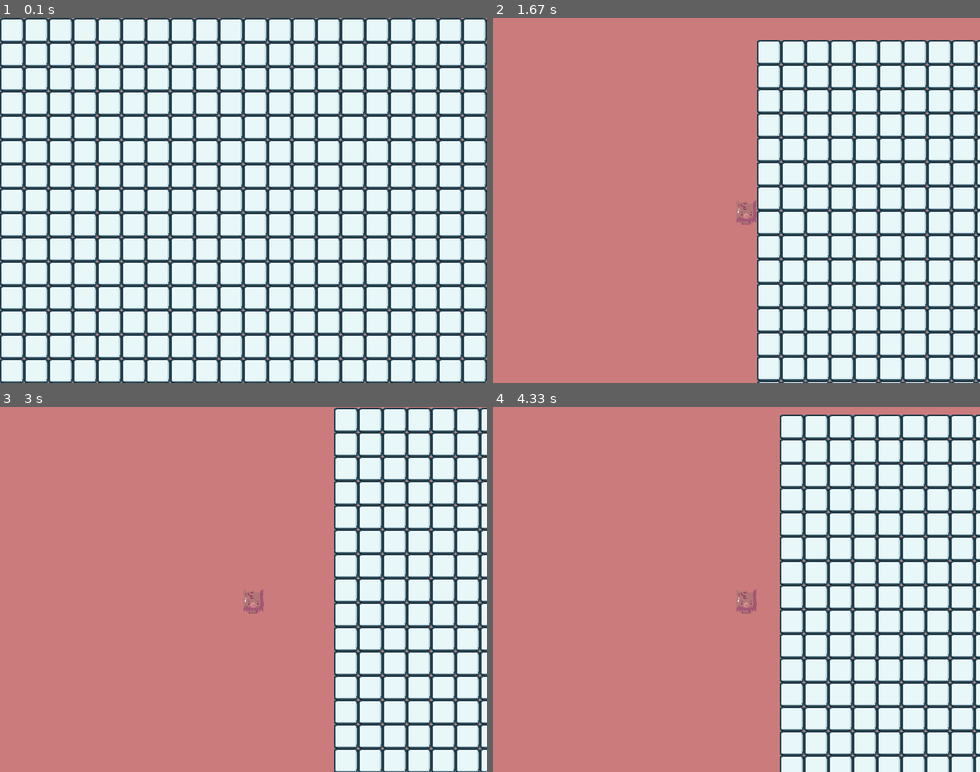
Above: before the commit, frames 1-4 (two rows, left to right).
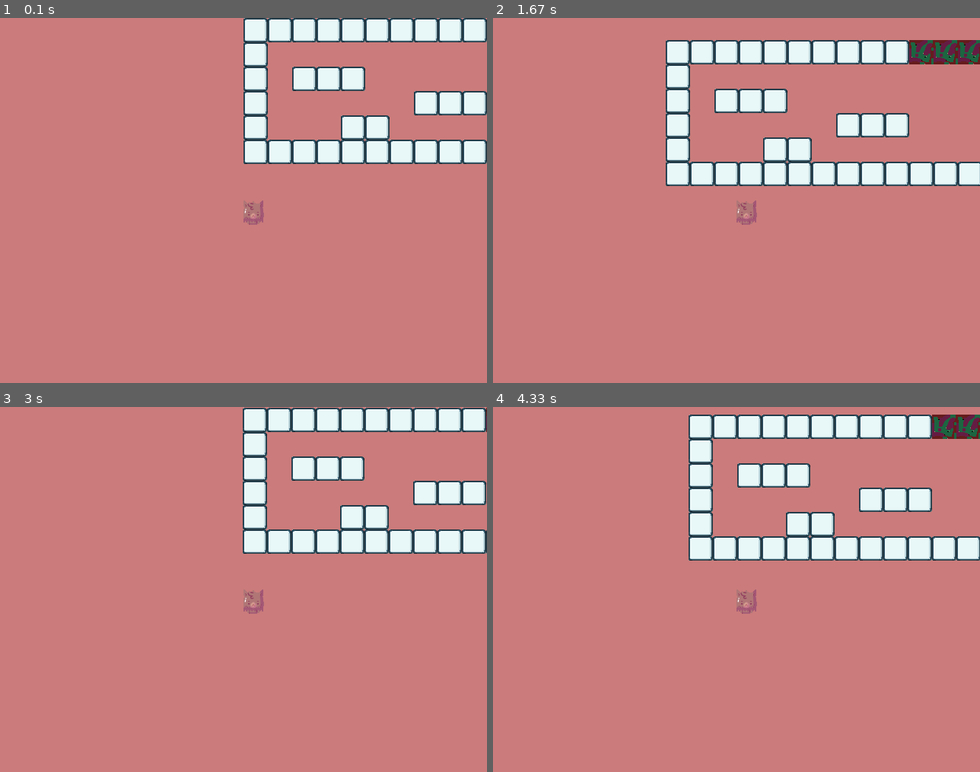
Above: after the commit, the same moments.

Repository: njtan142/py_game_practice
Game: pygame game, started from main.py
The game is run twice, just before and just after one commit, with the same random seed, the same clock (stepped at 60 frames per second) and the same inputs.
Inputs:
- Up to frame 1 (0.1 s): no input
- Up to frame 2 (1.67 s): hold D 0.33-0.8 s; hold W 0.83-1.13 s; hold D 1.17-1.63 s
- Up to frame 3 (3 s): hold A 1.67-2.2 s; hold S 2.23-2.53 s; hold A 2.57-2.97 s
- Up to frame 4 (4.33 s): hold W 3-3.37 s; hold D 3.4-4.03 s; hold S from 4.07 s (still down)

The runs differ from the first frame. In frame 1, 89% of the frame differs, in the area x 0-100%, y 0-100%; in frame 2, 43%; in frame 3, 32%; in frame 4, 40%.

Commit message:
huge perfomance boost by merging the same objects on the horizontal axis

Diff:
--- a/camera.py
+++ b/camera.py
@@ -1,3 +1,4 @@
+
 class Camera:
 
     def __init__(self, self_object, object_list, follow):
@@ -13,10 +14,4 @@
         y = self.obj.y - self.follow.y
         for obj in self.objects:
             obj.move(x, y, object_list)
-            if obj.visible:
-                obj.update(screen)
-            if 0 - obj.image.get_width() < obj.x < screen.get_width() \
-                    and 0 - obj.image.get_height() < obj.y < screen.get_height():
-                obj.visible = True
-            else:
-                obj.visible = False
+            obj.update(screen)
--- a/main.py
+++ b/main.py
@@ -3,7 +3,7 @@
 from camera import Camera as Cam
 from datetime import datetime as dt
 import asyncio
-
+import threading
 
 # stand alone functions
 def get_distance(object1, object2, x1, y1):
@@ -21,159 +21,47 @@
 clock = pygame.time.Clock()
 # player
 player_img = pygame.image.load("assets/werewolf.png")
-player = Obj(screen.get_width() / 2, screen.get_height() / 2, player_img, False, True)
+player = Obj(0, screen.get_height() / 2, player_img, False, True)
 
 # block image
-block_img = pygame.image.load("assets/block.png")
+block_img_list = [0]
+block_img_list.append(pygame.image.load("assets/block.png"))
+block_img_list.append(pygame.image.load("assets/block2.png"))
 block_list = [
-    [1, 1, 1, 1, 1, 1, 1, 1, 1, 1, 1, 1, 1, 1, 1, 1, 1, 1, 1, 1],
-    [1, 1, 1, 1, 1, 1, 1, 1, 1, 1, 1, 1, 1, 1, 1, 1, 1, 1, 1, 1],
-    [1, 1, 1, 1, 1, 1, 1, 1, 1, 1, 1, 1, 1, 1, 1, 1, 1, 1, 1, 1],
-    [1, 1, 1, 1, 1, 1, 1, 1, 1, 1, 1, 1, 1, 1, 1, 1, 1, 1, 1, 1],
-    [1, 1, 1, 1, 1, 1, 1, 1, 1, 1, 1, 1, 1, 1, 1, 1, 1, 1, 1, 1],
-    [1, 1, 1, 1, 1, 1, 1, 1, 1, 1, 1, 1, 1, 1, 1, 1, 1, 1, 1, 1],
-    [1, 1, 1, 1, 1, 1, 1, 1, 1, 1, 1, 1, 1, 1, 1, 1, 1, 1, 1, 1],
-    [1, 1, 1, 1, 1, 1, 1, 1, 1, 1, 1, 1, 1, 1, 1, 1, 1, 1, 1, 1],
-    [1, 1, 1, 1, 1, 1, 1, 1, 1, 1, 1, 1, 1, 1, 1, 1, 1, 1, 1, 1],
-    [1, 1, 1, 1, 1, 1, 1, 1, 1, 1, 1, 1, 1, 1, 1, 1, 1, 1, 1, 1],
-    [1, 1, 1, 1, 1, 1, 1, 1, 1, 1, 1, 1, 1, 1, 1, 1, 1, 1, 1, 1],
-    [1, 1, 1, 1, 1, 1, 1, 1, 1, 1, 1, 1, 1, 1, 1, 1, 1, 1, 1, 1],
-    [1, 1, 1, 1, 1, 1, 1, 1, 1, 1, 1, 1, 1, 1, 1, 1, 1, 1, 1, 1],
-    [1, 1, 1, 1, 1, 1, 1, 1, 1, 1, 1, 1, 1, 1, 1, 1, 1, 1, 1, 1],
-    [1, 1, 1, 1, 1, 1, 1, 1, 1, 1, 1, 1, 1, 1, 1, 1, 1, 1, 1, 1],
-    [1, 1, 1, 1, 1, 1, 1, 1, 1, 1, 1, 1, 1, 1, 1, 1, 1, 1, 1, 1],
-    [1, 1, 1, 1, 1, 1, 1, 1, 1, 1, 1, 1, 1, 1, 1, 1, 1, 1, 1, 1],
-    [1, 1, 1, 1, 1, 1, 1, 1, 1, 1, 1, 1, 1, 1, 1, 1, 1, 1, 1, 1],
-    [1, 1, 1, 1, 1, 1, 1, 1, 1, 1, 1, 1, 1, 1, 1, 1, 1, 1, 1, 1],
-    [1, 1, 1, 1, 1, 1, 1, 1, 1, 1, 1, 1, 1, 1, 1, 1, 1, 1, 1, 1],
-    [1, 1, 1, 1, 1, 1, 1, 1, 1, 1, 1, 1, 1, 1, 1, 1, 1, 1, 1, 1],
-    [1, 1, 1, 1, 1, 1, 1, 1, 1, 1, 1, 1, 1, 1, 1, 1, 1, 1, 1, 1],
-    [1, 1, 1, 1, 1, 1, 1, 1, 1, 1, 1, 1, 1, 1, 1, 1, 1, 1, 1, 1],
-    [1, 1, 1, 1, 1, 1, 1, 1, 1, 1, 1, 1, 1, 1, 1, 1, 1, 1, 1, 1],
-    [1, 1, 1, 1, 1, 1, 1, 1, 1, 1, 1, 1, 1, 1, 1, 1, 1, 1, 1, 1],
-    [1, 1, 1, 1, 1, 1, 1, 1, 1, 1, 1, 1, 1, 1, 1, 1, 1, 1, 1, 1],
-    [1, 1, 1, 1, 1, 1, 1, 1, 1, 1, 1, 1, 1, 1, 1, 1, 1, 1, 1, 1],
-    [1, 1, 1, 1, 1, 1, 1, 1, 1, 1, 1, 1, 1, 1, 1, 1, 1, 1, 1, 1],
-    [1, 1, 1, 1, 1, 1, 1, 1, 1, 1, 1, 1, 1, 1, 1, 1, 1, 1, 1, 1],
-    [1, 1, 1, 1, 1, 1, 1, 1, 1, 1, 1, 1, 1, 1, 1, 1, 1, 1, 1, 1],
-    [1, 1, 1, 1, 1, 1, 1, 1, 1, 1, 1, 1, 1, 1, 1, 1, 1, 1, 1, 1],
-    [1, 1, 1, 1, 1, 1, 1, 1, 1, 1, 1, 1, 1, 1, 1, 1, 1, 1, 1, 1],
-    [1, 1, 1, 1, 1, 1, 1, 1, 1, 1, 1, 1, 1, 1, 1, 1, 1, 1, 1, 1],
-    [1, 1, 1, 1, 1, 1, 1, 1, 1, 1, 1, 1, 1, 1, 1, 1, 1, 1, 1, 1],
-    [1, 1, 1, 1, 1, 1, 1, 1, 1, 1, 1, 1, 1, 1, 1, 1, 1, 1, 1, 1],
-    [1, 1, 1, 1, 1, 1, 1, 1, 1, 1, 1, 1, 1, 1, 1, 1, 1, 1, 1, 1],
-    [1, 1, 1, 1, 1, 1, 1, 1, 1, 1, 1, 1, 1, 1, 1, 1, 1, 1, 1, 1],
-    [1, 1, 1, 1, 1, 1, 1, 1, 1, 1, 1, 1, 1, 1, 1, 1, 1, 1, 1, 1],
-    [1, 1, 1, 1, 1, 1, 1, 1, 1, 1, 1, 1, 1, 1, 1, 1, 1, 1, 1, 1],
-    [1, 1, 1, 1, 1, 1, 1, 1, 1, 1, 1, 1, 1, 1, 1, 1, 1, 1, 1, 1],
-    [1, 1, 1, 1, 1, 1, 1, 1, 1, 1, 1, 1, 1, 1, 1, 1, 1, 1, 1, 1],
-    [1, 1, 1, 1, 1, 1, 1, 1, 1, 1, 1, 1, 1, 1, 1, 1, 1, 1, 1, 1],
-    [1, 1, 1, 1, 1, 1, 1, 1, 1, 1, 1, 1, 1, 1, 1, 1, 1, 1, 1, 1],
-    [1, 1, 1, 1, 1, 1, 1, 1, 1, 1, 1, 1, 1, 1, 1, 1, 1, 1, 1, 1],
-    [1, 1, 1, 1, 1, 1, 1, 1, 1, 1, 1, 1, 1, 1, 1, 1, 1, 1, 1, 1],
-    [1, 1, 1, 1, 1, 1, 1, 1, 1, 1, 1, 1, 1, 1, 1, 1, 1, 1, 1, 1],
-    [1, 1, 1, 1, 1, 1, 1, 1, 1, 1, 1, 1, 1, 1, 1, 1, 1, 1, 1, 1],
-    [1, 1, 1, 1, 1, 1, 1, 1, 1, 1, 1, 1, 1, 1, 1, 1, 1, 1, 1, 1],
-    [1, 1, 1, 1, 1, 1, 1, 1, 1, 1, 1, 1, 1, 1, 1, 1, 1, 1, 1, 1],
-    [1, 1, 1, 1, 1, 1, 1, 1, 1, 1, 1, 1, 1, 1, 1, 1, 1, 1, 1, 1],
-    [1, 1, 1, 1, 1, 1, 1, 1, 1, 1, 1, 1, 1, 1, 1, 1, 1, 1, 1, 1],
-    [1, 1, 1, 1, 1, 1, 1, 1, 1, 1, 1, 1, 1, 1, 1, 1, 1, 1, 1, 1],
-    [1, 1, 1, 1, 1, 1, 1, 1, 1, 1, 1, 1, 1, 1, 1, 1, 1, 1, 1, 1],
-    [1, 1, 1, 1, 1, 1, 1, 1, 1, 1, 1, 1, 1, 1, 1, 1, 1, 1, 1, 1],
-    [1, 1, 1, 1, 1, 1, 1, 1, 1, 1, 1, 1, 1, 1, 1, 1, 1, 1, 1, 1],
-    [1, 1, 1, 1, 1, 1, 1, 1, 1, 1, 1, 1, 1, 1, 1, 1, 1, 1, 1, 1],
-    [1, 1, 1, 1, 1, 1, 1, 1, 1, 1, 1, 1, 1, 1, 1, 1, 1, 1, 1, 1],
-    [1, 1, 1, 1, 1, 1, 1, 1, 1, 1, 1, 1, 1, 1, 1, 1, 1, 1, 1, 1],
-    [1, 1, 1, 1, 1, 1, 1, 1, 1, 1, 1, 1, 1, 1, 1, 1, 1, 1, 1, 1],
-    [1, 1, 1, 1, 1, 1, 1, 1, 1, 1, 1, 1, 1, 1, 1, 1, 1, 1, 1, 1],
-    [1, 1, 1, 1, 1, 1, 1, 1, 1, 1, 1, 1, 1, 1, 1, 1, 1, 1, 1, 1],
-    [1, 1, 1, 1, 1, 1, 1, 1, 1, 1, 1, 1, 1, 1, 1, 1, 1, 1, 1, 1],
-    [1, 1, 1, 1, 1, 1, 1, 1, 1, 1, 1, 1, 1, 1, 1, 1, 1, 1, 1, 1],
-    [1, 1, 1, 1, 1, 1, 1, 1, 1, 1, 1, 1, 1, 1, 1, 1, 1, 1, 1, 1],
-    [1, 1, 1, 1, 1, 1, 1, 1, 1, 1, 1, 1, 1, 1, 1, 1, 1, 1, 1, 1],
-    [1, 1, 1, 1, 1, 1, 1, 1, 1, 1, 1, 1, 1, 1, 1, 1, 1, 1, 1, 1],
-    [1, 1, 1, 1, 1, 1, 1, 1, 1, 1, 1, 1, 1, 1, 1, 1, 1, 1, 1, 1],
-    [1, 1, 1, 1, 1, 1, 1, 1, 1, 1, 1, 1, 1, 1, 1, 1, 1, 1, 1, 1],
-    [1, 1, 1, 1, 1, 1, 1, 1, 1, 1, 1, 1, 1, 1, 1, 1, 1, 1, 1, 1],
-    [1, 1, 1, 1, 1, 1, 1, 1, 1, 1, 1, 1, 1, 1, 1, 1, 1, 1, 1, 1],
-    [1, 1, 1, 1, 1, 1, 1, 1, 1, 1, 1, 1, 1, 1, 1, 1, 1, 1, 1, 1],
-    [1, 1, 1, 1, 1, 1, 1, 1, 1, 1, 1, 1, 1, 1, 1, 1, 1, 1, 1, 1],
-    [1, 1, 1, 1, 1, 1, 1, 1, 1, 1, 1, 1, 1, 1, 1, 1, 1, 1, 1, 1],
-    [1, 1, 1, 1, 1, 1, 1, 1, 1, 1, 1, 1, 1, 1, 1, 1, 1, 1, 1, 1],
-    [1, 1, 1, 1, 1, 1, 1, 1, 1, 1, 1, 1, 1, 1, 1, 1, 1, 1, 1, 1],
-    [1, 1, 1, 1, 1, 1, 1, 1, 1, 1, 1, 1, 1, 1, 1, 1, 1, 1, 1, 1],
-    [1, 1, 1, 1, 1, 1, 1, 1, 1, 1, 1, 1, 1, 1, 1, 1, 1, 1, 1, 1],
-    [1, 1, 1, 1, 1, 1, 1, 1, 1, 1, 1, 1, 1, 1, 1, 1, 1, 1, 1, 1],
-    [1, 1, 1, 1, 1, 1, 1, 1, 1, 1, 1, 1, 1, 1, 1, 1, 1, 1, 1, 1],
-    [1, 1, 1, 1, 1, 1, 1, 1, 1, 1, 1, 1, 1, 1, 1, 1, 1, 1, 1, 1],
-    [1, 1, 1, 1, 1, 1, 1, 1, 1, 1, 1, 1, 1, 1, 1, 1, 1, 1, 1, 1],
-    [1, 1, 1, 1, 1, 1, 1, 1, 1, 1, 1, 1, 1, 1, 1, 1, 1, 1, 1, 1],
-    [1, 1, 1, 1, 1, 1, 1, 1, 1, 1, 1, 1, 1, 1, 1, 1, 1, 1, 1, 1],
-    [1, 1, 1, 1, 1, 1, 1, 1, 1, 1, 1, 1, 1, 1, 1, 1, 1, 1, 1, 1],
-    [1, 1, 1, 1, 1, 1, 1, 1, 1, 1, 1, 1, 1, 1, 1, 1, 1, 1, 1, 1],
-    [1, 1, 1, 1, 1, 1, 1, 1, 1, 1, 1, 1, 1, 1, 1, 1, 1, 1, 1, 1],
-    [1, 1, 1, 1, 1, 1, 1, 1, 1, 1, 1, 1, 1, 1, 1, 1, 1, 1, 1, 1],
-    [1, 1, 1, 1, 1, 1, 1, 1, 1, 1, 1, 1, 1, 1, 1, 1, 1, 1, 1, 1],
-    [1, 1, 1, 1, 1, 1, 1, 1, 1, 1, 1, 1, 1, 1, 1, 1, 1, 1, 1, 1],
-    [1, 1, 1, 1, 1, 1, 1, 1, 1, 1, 1, 1, 1, 1, 1, 1, 1, 1, 1, 1],
-    [1, 1, 1, 1, 1, 1, 1, 1, 1, 1, 1, 1, 1, 1, 1, 1, 1, 1, 1, 1],
-    [1, 1, 1, 1, 1, 1, 1, 1, 1, 1, 1, 1, 1, 1, 1, 1, 1, 1, 1, 1],
-    [1, 1, 1, 1, 1, 1, 1, 1, 1, 1, 1, 1, 1, 1, 1, 1, 1, 1, 1, 1],
-    [1, 1, 1, 1, 1, 1, 1, 1, 1, 1, 1, 1, 1, 1, 1, 1, 1, 1, 1, 1],
-    [1, 1, 1, 1, 1, 1, 1, 1, 1, 1, 1, 1, 1, 1, 1, 1, 1, 1, 1, 1],
-    [1, 1, 1, 1, 1, 1, 1, 1, 1, 1, 1, 1, 1, 1, 1, 1, 1, 1, 1, 1],
-    [1, 1, 1, 1, 1, 1, 1, 1, 1, 1, 1, 1, 1, 1, 1, 1, 1, 1, 1, 1],
-    [1, 1, 1, 1, 1, 1, 1, 1, 1, 1, 1, 1, 1, 1, 1, 1, 1, 1, 1, 1],
-    [1, 1, 1, 1, 1, 1, 1, 1, 1, 1, 1, 1, 1, 1, 1, 1, 1, 1, 1, 1],
-    [1, 1, 1, 1, 1, 1, 1, 1, 1, 1, 1, 1, 1, 1, 1, 1, 1, 1, 1, 1],
-    [1, 1, 1, 1, 1, 1, 1, 1, 1, 1, 1, 1, 1, 1, 1, 1, 1, 1, 1, 1],
-    [1, 1, 1, 1, 1, 1, 1, 1, 1, 1, 1, 1, 1, 1, 1, 1, 1, 1, 1, 1],
-    [1, 1, 1, 1, 1, 1, 1, 1, 1, 1, 1, 1, 1, 1, 1, 1, 1, 1, 1, 1],
-    [1, 1, 1, 1, 1, 1, 1, 1, 1, 1, 1, 1, 1, 1, 1, 1, 1, 1, 1, 1],
-    [1, 1, 1, 1, 1, 1, 1, 1, 1, 1, 1, 1, 1, 1, 1, 1, 1, 1, 1, 1],
-    [1, 1, 1, 1, 1, 1, 1, 1, 1, 1, 1, 1, 1, 1, 1, 1, 1, 1, 1, 1],
-    [1, 1, 1, 1, 1, 1, 1, 1, 1, 1, 1, 1, 1, 1, 1, 1, 1, 1, 1, 1],
-    [1, 1, 1, 1, 1, 1, 1, 1, 1, 1, 1, 1, 1, 1, 1, 1, 1, 1, 1, 1],
-    [1, 1, 1, 1, 1, 1, 1, 1, 1, 1, 1, 1, 1, 1, 1, 1, 1, 1, 1, 1],
-    [1, 1, 1, 1, 1, 1, 1, 1, 1, 1, 1, 1, 1, 1, 1, 1, 1, 1, 1, 1],
-    [1, 1, 1, 1, 1, 1, 1, 1, 1, 1, 1, 1, 1, 1, 1, 1, 1, 1, 1, 1],
-    [1, 1, 1, 1, 1, 1, 1, 1, 1, 1, 1, 1, 1, 1, 1, 1, 1, 1, 1, 1],
-    [1, 1, 1, 1, 1, 1, 1, 1, 1, 1, 1, 1, 1, 1, 1, 1, 1, 1, 1, 1],
-    [1, 1, 1, 1, 1, 1, 1, 1, 1, 1, 1, 1, 1, 1, 1, 1, 1, 1, 1, 1],
-    [1, 1, 1, 1, 1, 1, 1, 1, 1, 1, 1, 1, 1, 1, 1, 1, 1, 1, 1, 1],
-    [1, 1, 1, 1, 1, 1, 1, 1, 1, 1, 1, 1, 1, 1, 1, 1, 1, 1, 1, 1],
-    [1, 1, 1, 1, 1, 1, 1, 1, 1, 1, 1, 1, 1, 1, 1, 1, 1, 1, 1, 1],
-    [1, 1, 1, 1, 1, 1, 1, 1, 1, 1, 1, 1, 1, 1, 1, 1, 1, 1, 1, 1],
-    [1, 1, 1, 1, 1, 1, 1, 1, 1, 1, 1, 1, 1, 1, 1, 1, 1, 1, 1, 1],
-    [1, 1, 1, 1, 1, 1, 1, 1, 1, 1, 1, 1, 1, 1, 1, 1, 1, 1, 1, 1],
-    [1, 1, 1, 1, 1, 1, 1, 1, 1, 1, 1, 1, 1, 1, 1, 1, 1, 1, 1, 1],
-    [1, 1, 1, 1, 1, 1, 1, 1, 1, 1, 1, 1, 1, 1, 1, 1, 1, 1, 1, 1],
-    [1, 1, 1, 1, 1, 1, 1, 1, 1, 1, 1, 1, 1, 1, 1, 1, 1, 1, 1, 1],
-    [1, 1, 1, 1, 1, 1, 1, 1, 1, 1, 1, 1, 1, 1, 1, 1, 1, 1, 1, 1],
-    [1, 1, 1, 1, 1, 1, 1, 1, 1, 1, 1, 1, 1, 1, 1, 1, 1, 1, 1, 1],
-    [1, 1, 1, 1, 1, 1, 1, 1, 1, 1, 1, 1, 1, 1, 1, 1, 1, 1, 1, 1],
-    [1, 1, 1, 1, 1, 1, 1, 1, 1, 1, 1, 1, 1, 1, 1, 1, 1, 1, 1, 1],
-    [1, 1, 1, 1, 1, 1, 1, 1, 1, 1, 1, 1, 1, 1, 1, 1, 1, 1, 1, 1],
-    [1, 1, 1, 1, 1, 1, 1, 1, 1, 1, 1, 1, 1, 1, 1, 1, 1, 1, 1, 1],
-    [1, 1, 1, 1, 1, 1, 1, 1, 1, 1, 1, 1, 1, 1, 1, 1, 1, 1, 1, 1]
-]
+    "111111111122211",
+    "100000000000001",
+    "101110000000001",
+    "100000011100001",
+    "100011000000000",
+    "111111111111111",
+    ]
 
 
-def tile_map(tile_map_array, image):
+def tile_map(tile_map_array, image, width, height):
     tile_map_list = []
+
     y = 0
     for column in tile_map_array:
         x = 0
+        last_is_one = False
+        last_loop_count = 0
+        last_number = 0
         for row in column:
-            if row == 1:
-                tile = Obj(x, y, image, False)
+            if int(row) != 0:
+                print(row)
+                tile = Obj(x, y, image[int(row)], False)
+                if last_number == int(row):
+                    tile.loop += last_loop_count
+                    tile_map_list.pop()
                 tile_map_list.append(tile)
-            x += image.get_width()
-        y += image.get_height()
+                last_loop_count = tile.loop
+            last_number = int(row)
+            x += width
+        y += height
     return tile_map_list
 
 
-block_object_list = tile_map(block_list, block_img)
+block_object_list = tile_map(block_list, block_img_list, 32, 32)
 
 # frames counter (FPS)
 fps = 0
@@ -192,6 +80,7 @@
 object_list = [player]
 for block in block_object_list:
     object_list.append(block)
+
 
 # camera
 camera_obj = Obj(screen.get_width() / 2, screen.get_height() / 2, None)
--- a/object.py
+++ b/object.py
@@ -1,15 +1,16 @@
 import pygame
 import math
-
 
 class Object:
 
     def __init__(self, x, y, image, centered=False, is_player=False):
+        self.loop = 1
         self.is_player = is_player
         self.image = image
         self.float_x = 0
         self.float_y = 0
-        self.visible = False
+        self.visible = True
+        self.initialized = False
         if image is None:
             self.x = x
             self.y = y
@@ -23,8 +24,17 @@
             self.y = y - image.get_height() / 2
             self.rect = pygame.rect.Rect(self.x, self.y, image.get_width(), image.get_height())
 
-    def update(self, screen, loop=1):
-        screen.blit(self.image, (self.x, self.y))
+    def update(self, screen):
+        x = self.x
+        width = 0
+        for i in range(self.loop):
+            screen.blit(self.image, (x, self.y))
+            x -= self.image.get_width()
+            width += self.image.get_width()
+        self.rect.x = x + self.image.get_width()
+        self.rect.width = width
+
+
 
     def move(self, x, y, walls):
 
@@ -46,18 +56,22 @@
             self.float_y -= -1
             y -= 1
 
+
         if math.fabs(x) >= 1:
             self.move_single_axis(x, 0, walls)
+
         if math.fabs(y) >= 1:
             self.move_single_axis(0, y, walls)
+
+
+
 
     def move_single_axis(self, dx, dy, walls):
         self.x += dx
         self.y += dy
         # Move the rect
-        if self.visible:
-            self.rect.x = int(self.x)
-            self.rect.y = int(self.y)
+        self.rect.x = int(self.x)
+        self.rect.y = int(self.y)
 
         # If you collide with a wall, move out based on velocity
         if self.is_player:
@@ -73,6 +87,5 @@
                         self.rect.bottom = obj.rect.top
                     if dy < 0:  # Moving up; Hit the bottom side of the wall
                         self.rect.top = obj.rect.bottom
-                if self.visible:
-                    self.x = self.rect.x
-                    self.y = self.rect.y
+        self.x = self.rect.x
+        self.y = self.rect.y
Binary file added: assets/block2.png
